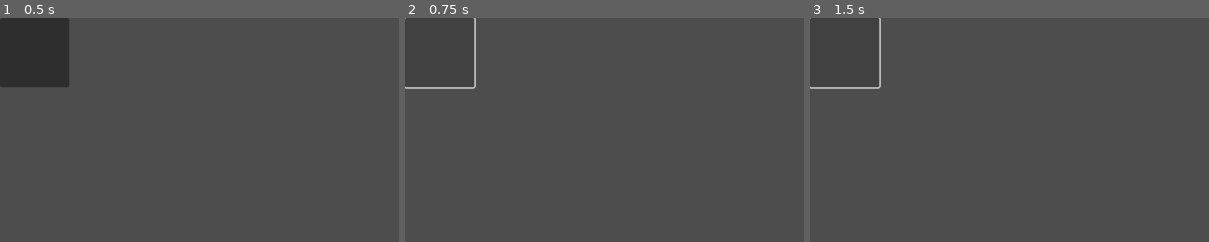
Above: before the commit, frames 1-3 (left to right).
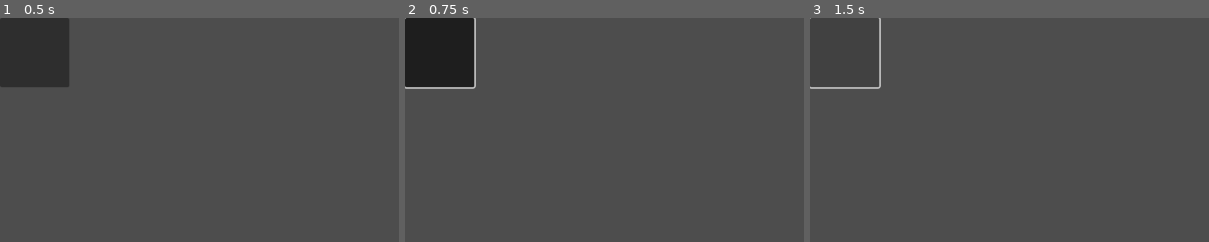
Above: after the commit, the same moments.

Repository: Simokod/TowerDefense-WIP
Game: Godot game, scene res://Scenes/UI/ability_button.tscn
Two runs of this game, one before a commit and one after it. Both use one fixed random seed, a clock stepped at 60 frames per second and the inputs below. This scene is started directly instead of the project's main scene.
Inputs (mouse positions are % of the whole screen's width and height, from its top left):
- Up to frame 1 (0.5 s): no input
- Up to frame 2 (0.75 s): click (4, 8) at 0.5 s
- Up to frame 3 (1.5 s): click (4, 8) at 1.25 s
The pictures show only the part of the screen within x 0-50%, y 0-50%; the shares and areas given below are measured in that part.

Frame 1 is identical in both runs. In frame 2, 5.3% of the frame differs, in the area x 0-18%, y 0-31%; in frame 3, nothing differs.
Error before the commit: Invalid call. Nonexistent function 'can_use' in base 'Nil'. (res://src/UI/ability_button.gd:23)
Error after the commit: Invalid call. Nonexistent function 'can_use' in base 'Nil'. (res://src/UI/ability_button.gd:28)

Commit message:
Added warrior ranged attack, allow switching abilities targeting and disabling current ability targeting by ability buttons

Diff:
--- /dev/null
+++ b/Resources/Abilities/warrior_ranged_attack.tres
@@ -0,0 +1,15 @@
+[gd_resource type="Resource" script_class="WarriorRangedAttack" load_steps=3 format=3 uid="uid://ccui5j7txq2u3"]
+
+[ext_resource type="Script" path="res://src/Abilities/Warrior/ranged_attack.gd" id="1_xpxcv"]
+[ext_resource type="Texture2D" uid="uid://cgs1g4ekc7fon" path="res://Images/Abilities/Warrior/ranged_attack.png" id="1_yhvqo"]
+
+[resource]
+script = ExtResource("1_xpxcv")
+ability_name = "WarriorRangedAttack"
+description = "Attacks a single enemy in a range of 5 tiles, dealing 2 damage."
+icon = ExtResource("1_yhvqo")
+cost = 2
+cast_range = 5
+cooldown_duration = 0
+target_type = 1
+target_team = 2
--- /dev/null
+++ b/src/Abilities/Warrior/ranged_attack.gd
@@ -0,0 +1,6 @@
+class_name WarriorRangedAttack extends Ability
+
+func execute(hero: Hero, target = null):
+	# TODO: Implement Ranged attack
+	print("Execute: WarriorRangedAttack on ", target, " by ", hero.unit_name)
+	pass
--- a/src/Abilities/base_ability.gd
+++ b/src/Abilities/base_ability.gd
@@ -37,13 +37,12 @@
 		print("ERROR: Ability cannot be used")
 		return
 
-	targeting_system.targeting_completed.connect(_on_targeting_completed.bind(hero), CONNECT_ONE_SHOT)
 	targeting_system.start_targeting(self, hero)
 
-func _on_targeting_completed(target, hero: Hero):
-	print("Targeting completed for ", hero.name, " with target ", target)
+func on_targeting_completed(target, hero: Hero):
 	execute(hero, target)
 
+# Virtual method
 func execute(_hero: Hero, _target = null):
 	pass
 
--- a/src/Heroes/hero.gd
+++ b/src/Heroes/hero.gd
@@ -3,5 +3,6 @@
 
 @export var sprite: Texture2D
 var abilities: Array[Ability] = [
-  preload("res://Resources/Abilities/warrior_basic_attack.tres")
+  preload("res://Resources/Abilities/warrior_basic_attack.tres"),
+  preload("res://Resources/Abilities/warrior_ranged_attack.tres"),
 ]
--- a/src/Managers/targeting_system.gd
+++ b/src/Managers/targeting_system.gd
@@ -6,11 +6,12 @@
 var _current_ability: Ability
 var _current_hero: Hero
 var _is_targeting: bool = false
+var _current_highlighted_target: Node = null
 
-var _current_highlighted_target: Node = null
 
 func _ready():
 	set_process_input(false)
+
 
 func start_targeting(ability: Ability, hero: Hero):
 	if _is_targeting:
@@ -33,6 +34,7 @@
 		Ability.TargetType.GROUND:
 			_start_ground_target_mode()
 
+
 func cancel_targeting():
 	if not _is_targeting:
 		return
@@ -40,12 +42,15 @@
 	_cleanup_targeting()
 	targeting_cancelled.emit()
 
+
 func complete_targeting(target: Node):
 	if not _is_targeting:
 		return
 
 	targeting_completed.emit(target)
+	_current_ability.on_targeting_completed(target, _current_hero)
 	_cleanup_targeting()
+
 
 func _cleanup_targeting():
 	set_process_input(false)
@@ -53,19 +58,24 @@
 	_current_ability = null
 	_current_hero = null
 
+
 func _start_none_target_mode():
 	complete_targeting(null)
 
 
 func _start_single_target_mode():
+	print("Starting single target mode for ", _current_ability.ability_name, " by ", _current_hero.unit_name)
 	set_process_input(true)
-	set_process(true) # Enable _process for hover updates
+	set_process(true)
+
 
 func _start_multi_target_mode():
 	pass
 
+
 func _start_ground_target_mode():
 	pass
+
 
 func _is_valid_target(target: Node) -> bool:
 	# var target_tile = _get_tile_position(target.global_position)
@@ -73,6 +83,7 @@
 
 	# return target_tile.distance_to(hero_tile) <= _current_ability.range
 	return true
+
 
 func _process(_delta):
 	if not _is_targeting:
@@ -98,6 +109,7 @@
 		elif event.button_index == MOUSE_BUTTON_RIGHT and event.pressed:
 			cancel_targeting()
 
+
 func _get_target_under_mouse() -> Node:
 	var mouse_pos = get_viewport().get_mouse_position()
 	var global_mouse_pos = get_viewport().get_canvas_transform().affine_inverse() * mouse_pos
@@ -112,6 +124,7 @@
 	if results.size() > 0:
 		return results[0].collider
 	return null
+
 
 func _highlight_target(target: Node):
 	if _current_highlighted_target and _current_highlighted_target != target:
--- a/src/UI/ability_button.gd
+++ b/src/UI/ability_button.gd
@@ -4,11 +4,13 @@
 @export var hero: Hero
 
 @onready var cooldown_label = $CooldownLabel
+var is_targeting: bool = false
 
 func _ready():
 	custom_minimum_size = Vector2(100, 100)
 	icon_alignment = HORIZONTAL_ALIGNMENT_CENTER
 	expand_icon = true
+	toggle_mode = true
 
 	pressed.connect(_on_pressed)
 
@@ -19,6 +21,9 @@
 	icon = ability.icon
 	tooltip_text = "%s\n%s" % [ability.ability_name, ability.description]
 
+	ability.targeting_system.targeting_completed.connect(end_targeting)
+	ability.targeting_system.targeting_cancelled.connect(end_targeting)
+
 func _process(_delta):
 	disabled = not ability.can_use(hero)
 
@@ -27,8 +32,30 @@
 		cooldown_label.text = str(ability.current_cooldown)
 
 func _on_pressed():
-	print("Ability button pressed")
 	if not ability.can_use(hero):
+		button_pressed = false
 		return
 
+	if is_targeting:
+		ability.targeting_system.cancel_targeting()
+		is_targeting = false
+		return
+
+	is_targeting = true
 	ability.trigger(hero)
+
+## Currently theres a bug where an ability is pressed while targeting another ability
+## This cancels the targeting on both abilities, and then starts targeting on the new ability
+## This doesn't seem to be a problem, but it should be fixed
+func end_targeting(target: Node = null):
+	print("end_targeting ", ability.ability_name, " by ", hero.unit_name, " with target ", target, " is_targeting ", is_targeting)
+	if not is_targeting:
+		return
+
+	var target_name = "null"
+	if target:
+		target_name = target.name
+	print("Ending ", ability.ability_name, " targeting for ", hero.unit_name, " with target ", target_name)
+
+	button_pressed = false
+	is_targeting = false
Binary file added: Images/Abilities/Warrior/ranged_attack.png
Not shown, added: Images/Abilities/Warrior/ranged_attack.png.import
